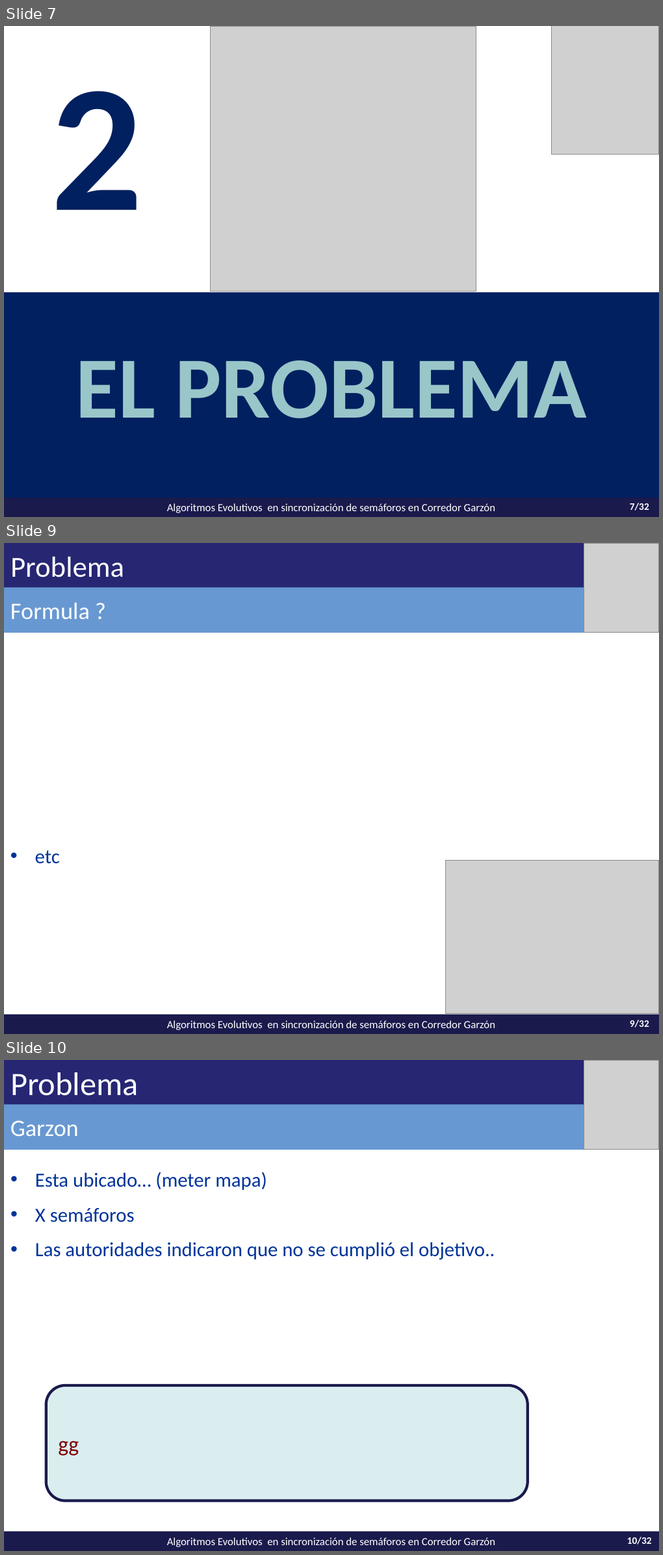
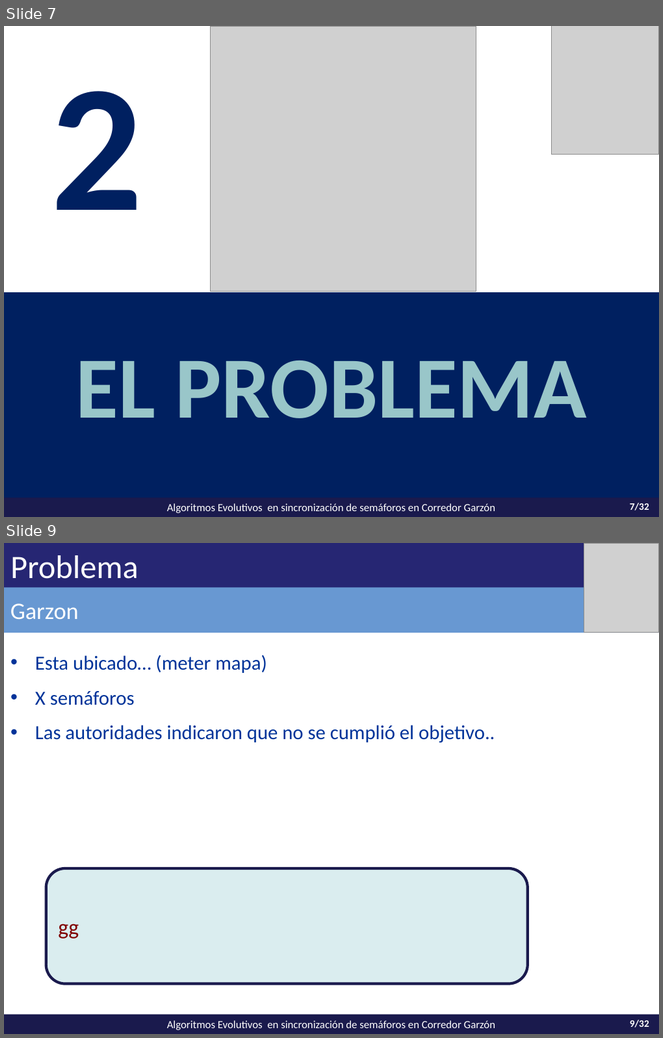
Before and after one commit to vitogit/proyecto-grado-garzon-2014, a slide deck: presentacion/Presentacion Garzon.pptx. Shown one above the other, each under a label of ours: slides 7, 9 and 10 before the commit, slides 7 and 9 after it; the slides between them are not shown. The pictures are 663x1555 and 663x1038 pixels, drawn with LibreOffice and Linux fonts; fonts in the diff are those of the drawing; grey boxes stand for pictures. Boxes give left, top, right and bottom in pixels: in the first picture for what was removed or moved away, otherwise in the second. Text is boxed around its words. In the diff, an @@ line names an element or a change of style, - is before the commit and + after.

```diff
--- a/presentacion/Presentacion Garzon.pptx
+++ b/presentacion/Presentacion Garzon.pptx
@@ slide 9 removed at [4, 543, 659, 1034], background #FFFFFF; not listed: 2 template elements that a slide beside it also shows @@
@@ rectangle removed at [4, 543, 659, 605] @@
@@ title removed at [4, 543, 659, 589] @@
-Problema
@@ picture removed at [584, 543, 659, 633] @@
@@ rectangle removed at [4, 588, 659, 633] @@
-Formula ?
@@ text removed at [35, 850, 60, 864] @@
-• etc
@@ picture removed at [445, 861, 659, 1014] @@
@@ what was slide 10 is now slide 9 @@
@@ page number at [630, 1020, 649, 1028]: text changed @@
-10/32
+9/32
```
Also in this commit, not shown: 9 slides changed, 1 slide added, 2 other slides removed.
